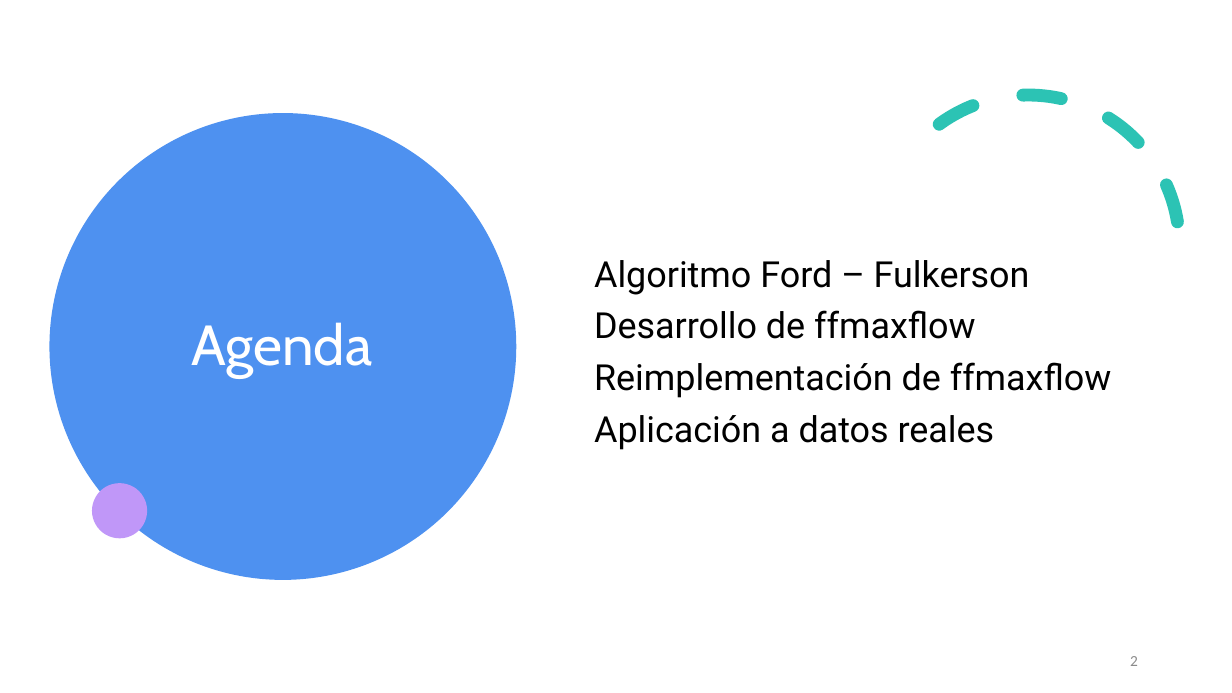
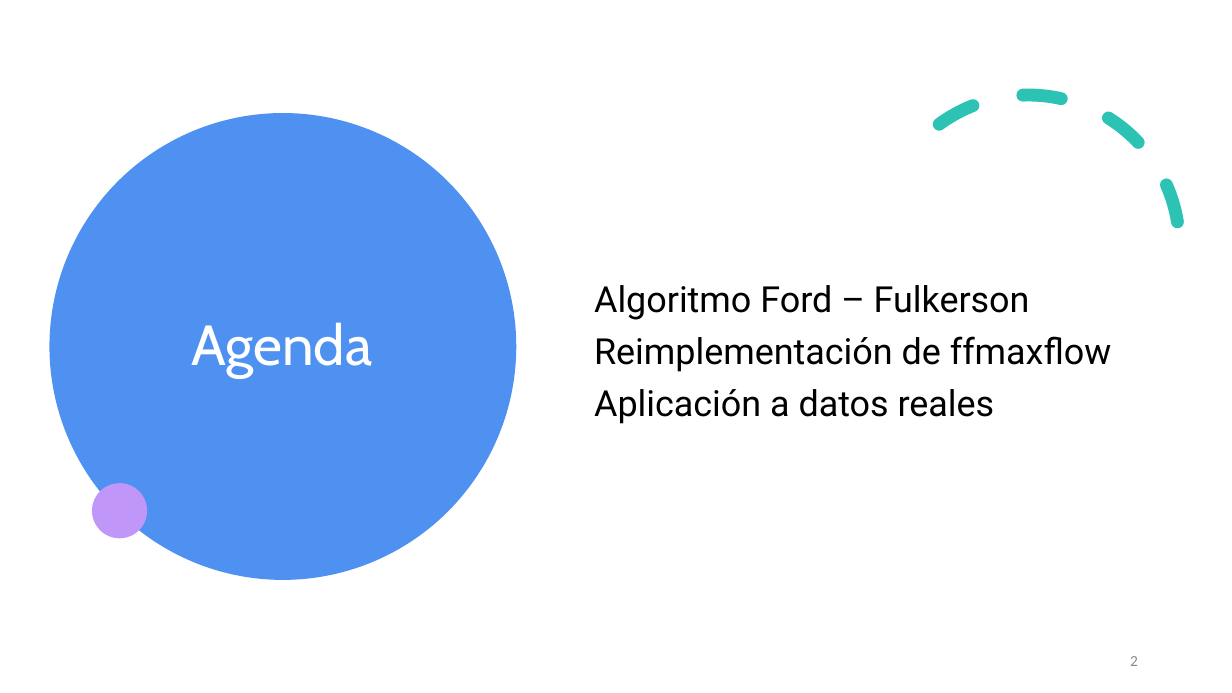
Before and after one commit to diramtz/ProyectoFinal_MaxFlow, a slide deck: slide 2 of documentos/Presentacion_ffmf.pptx. Drawn at 1232x693 pixels with LibreOffice and Linux fonts; fonts in the diff are those of the drawing. Boxes give left, top, right and bottom in pixels: in the first picture for what was removed or moved away, otherwise in the second. Text is boxed around its words. In the diff, an @@ line names an element or a change of style, - is before the commit and + after.

Commit message:
Se corrigió agenda en la presentación

```diff
--- a/documentos/Presentacion_ffmf.pptx
+++ b/documentos/Presentacion_ffmf.pptx
@@ text at [594,310,976,339]: paragraph removed @@
-Desarrollo de ffmaxflow
```
Also in this commit, not shown: 1 other file.
